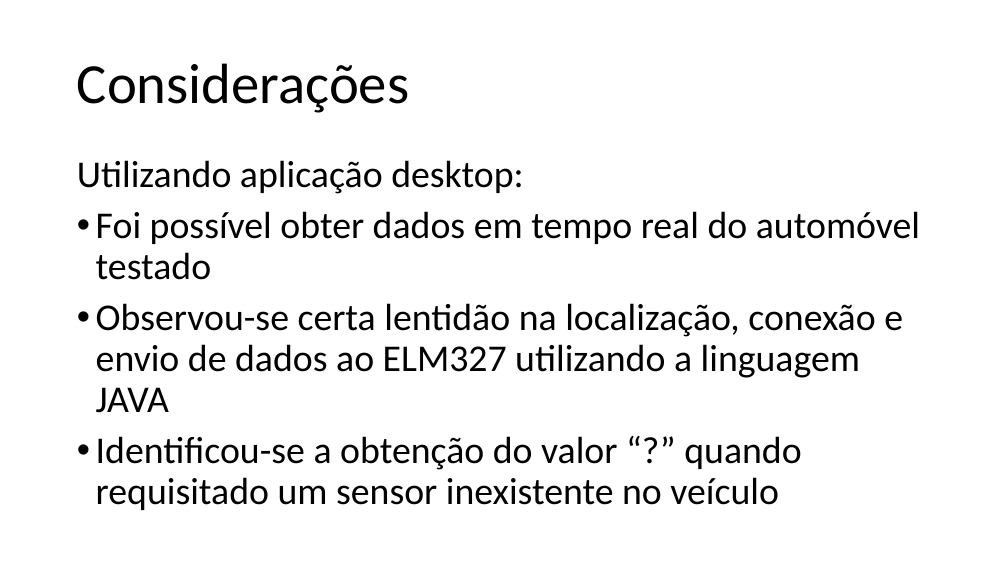
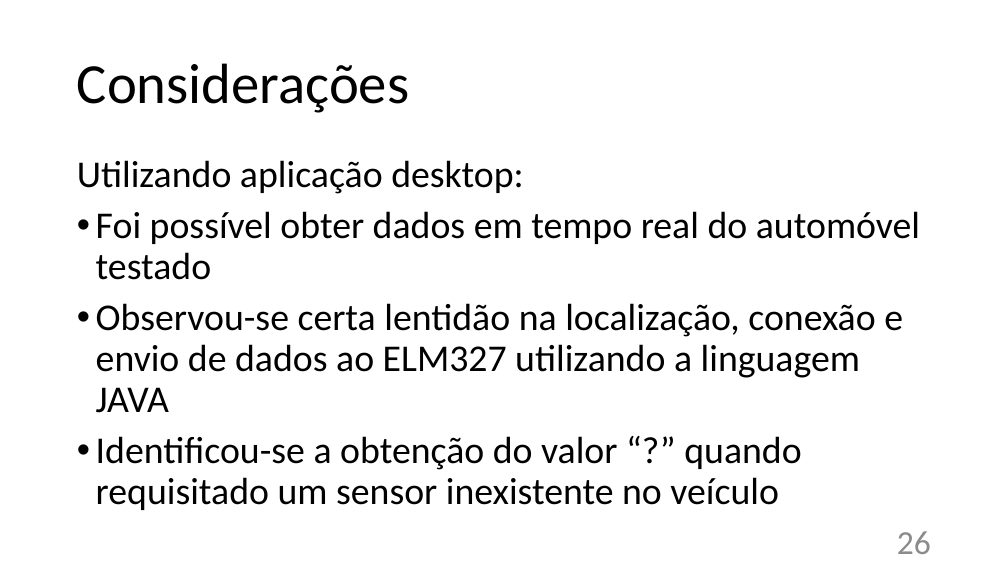
Before and after one commit to ruanlas/TADS2015, a slide deck: slide 26 of TCC-documentos/Apresentacao/TCC_v3.pptx (slide 25 before the commit). Drawn at 1008x567 pixels with LibreOffice and Linux fonts; fonts in the diff are those of the drawing. Boxes give left, top, right and bottom in pixels: in the first picture for what was removed or moved away, otherwise in the second. Text is boxed around its words. In the diff, an @@ line names an element or a change of style, - is before the commit and + after.

```diff
--- a/TCC-documentos/Apresentacao/TCC_v3.pptx
+++ b/TCC-documentos/Apresentacao/TCC_v3.pptx
@@ page number added at (897, 531, 931, 554), 32 pt, text #8C8C8C @@
+26
```
Also in this commit, not shown: 27 other slides changed, 7 slides added, 1 slide removed, 1 other file.
